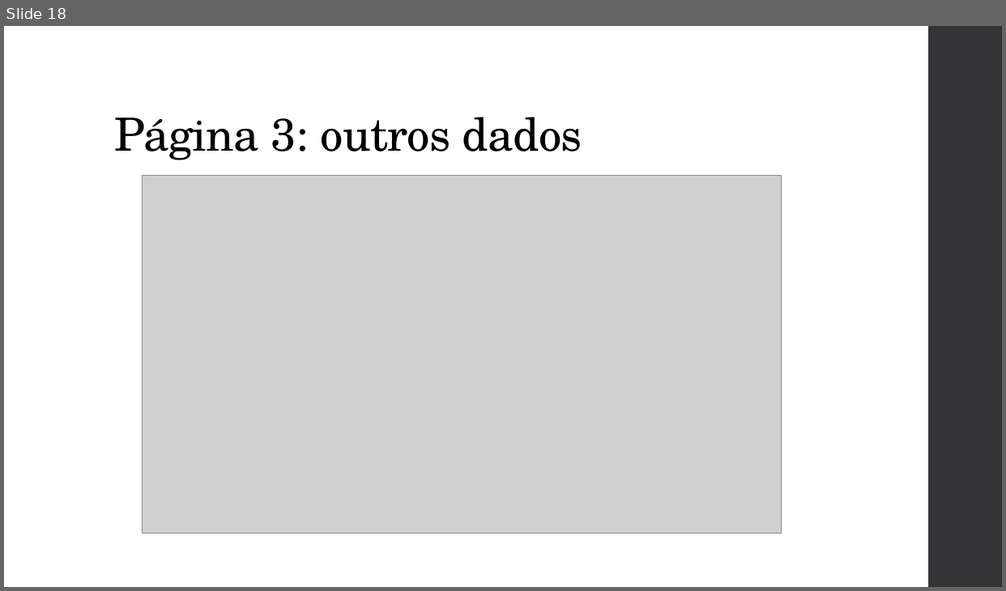
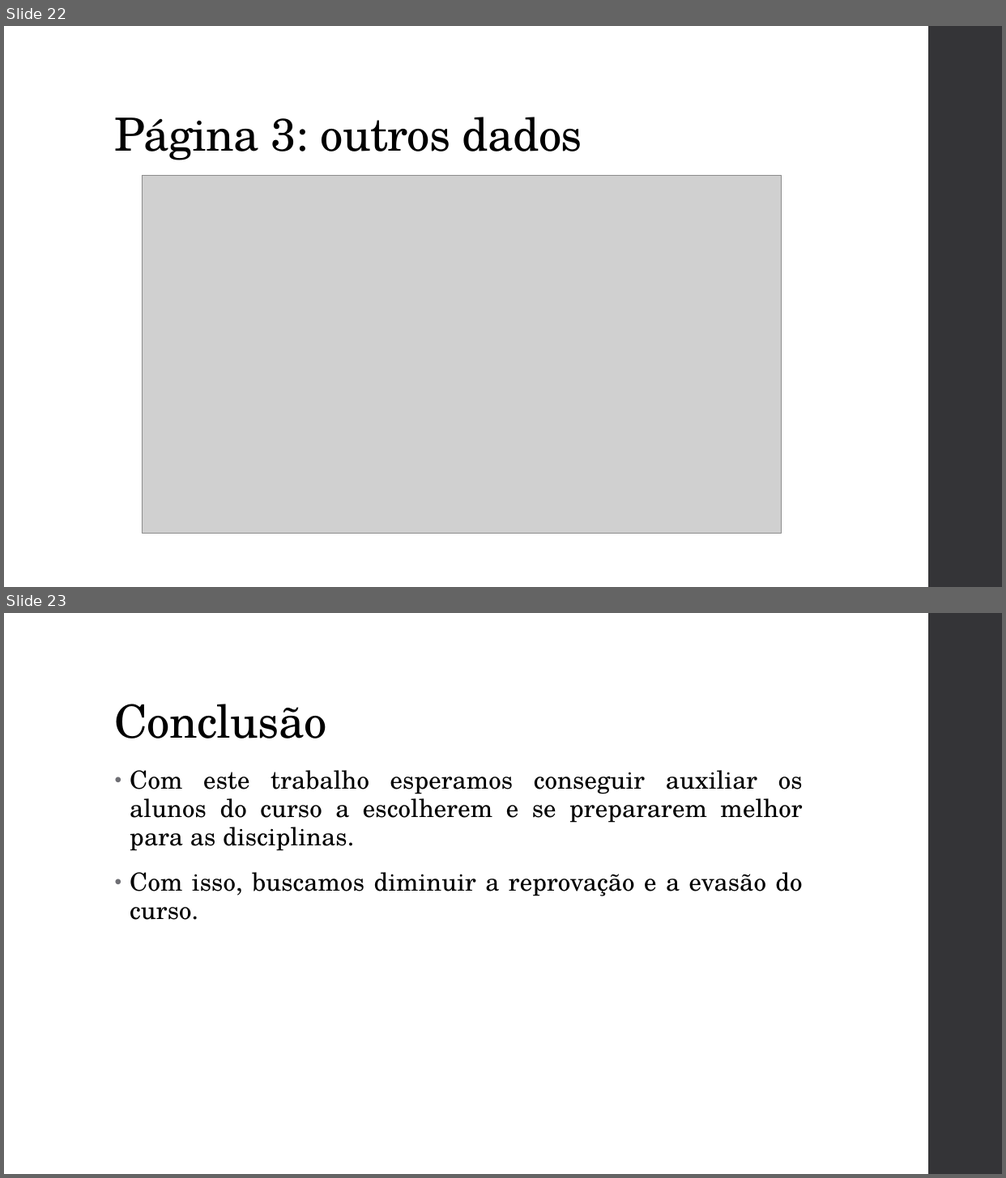
Before and after one commit to gvheisler/dashboard-disciplinas, a slide deck: presentation/presentation.pptx. Shown one above the other, each under a label of ours: slide 18 before the commit, slides 22 and 23 after it. The pictures are 1006x591 and 1006x1178 pixels, drawn with LibreOffice and Linux fonts; fonts in the diff are those of the drawing; grey boxes stand for pictures. Boxes give left, top, right and bottom in pixels: in the first picture for what was removed or moved away, otherwise in the second. Text is boxed around its words. In the diff, an @@ line names an element or a change of style, - is before the commit and + after.

```diff
--- a/presentation/presentation.pptx
+++ b/presentation/presentation.pptx
@@ slide 23 added at <box>4,613,1002,1174</box>, background #FFFFFF; not listed: 1 template element that a slide beside it also shows @@
@@ title added at <box>115,704,327,739</box>, 44 pt, text #000000 @@
+Conclusão
@@ text added at <box>130,770,803,920</box>, 24 pt, text #000000 @@
+• Com este trabalho esperamos conseguir auxiliar os alunos do curso a escolherem e se prepararem melhor para as disciplinas.
+• Com isso, buscamos diminuir a reprovação e a evasão do curso.
@@ what was slide 18 is now slide 22 @@
```
Also in this commit, not shown: 3 slides changed, 4 other slides added, 3 other files.
